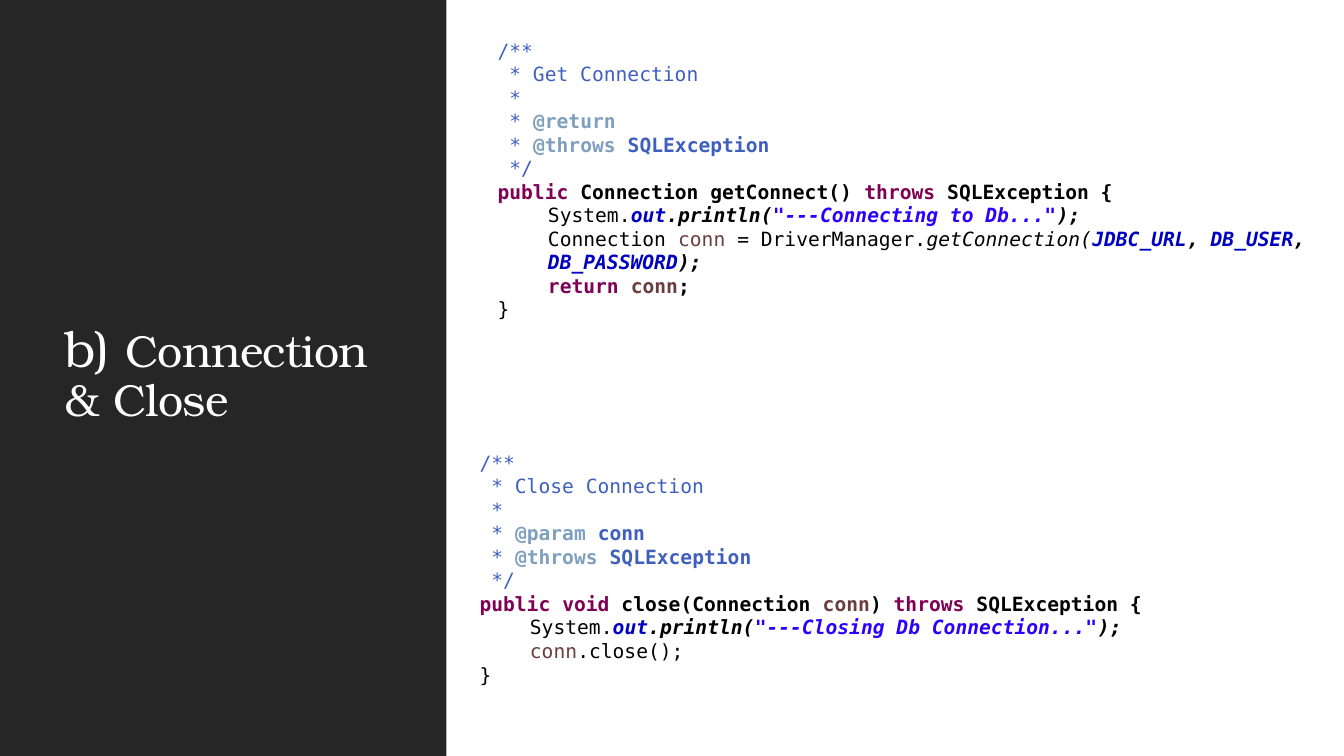
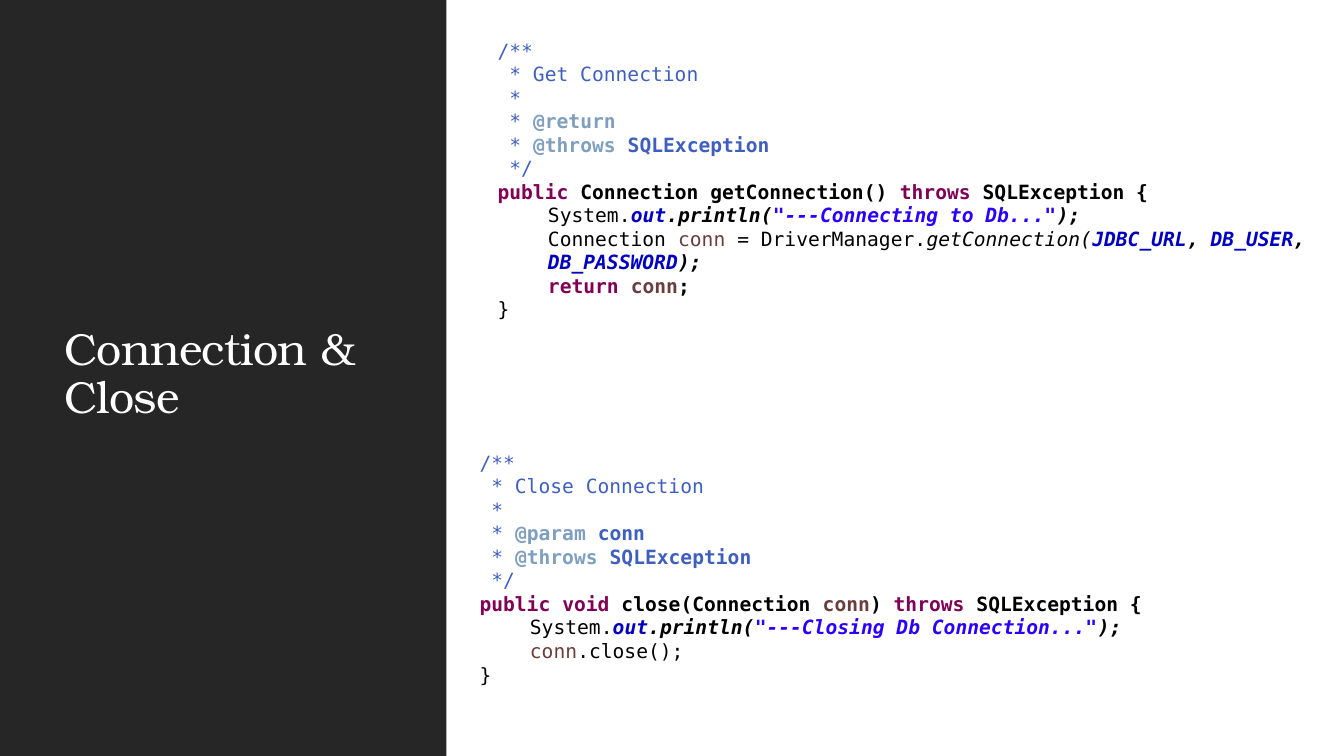
Before and after one commit to JSS-DEVCORE/JdbcExample, a slide deck: slide 10 of docs/JDBC Insights.pptx. Drawn at 1344x756 pixels with LibreOffice and Linux fonts; fonts in the diff are those of the drawing. Boxes give left, top, right and bottom in pixels: in the first picture for what was removed or moved away, otherwise in the second. Text is boxed around its words. In the diff, an @@ line names an element or a change of style, - is before the commit and + after.

```diff
--- a/docs/JDBC Insights.pptx
+++ b/docs/JDBC Insights.pptx
@@ text at bbox=[498, 183, 1125, 203]: text changed @@
-public Connection getConnect() throws SQLException {
+public Connection getConnection() throws SQLException {
@@ title at bbox=[64, 334, 307, 414]: text changed @@
-b) Connection & Close
+Connection & Close
```
Also in this commit, not shown: 7 other slides changed, 1 slide added, 12 other files.
